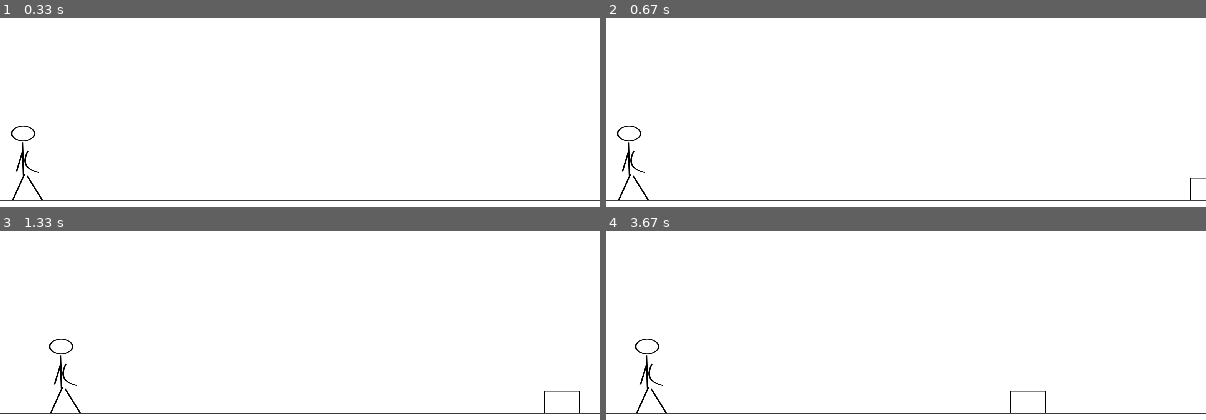
Above: before the commit, frames 1-4 (two rows, left to right).
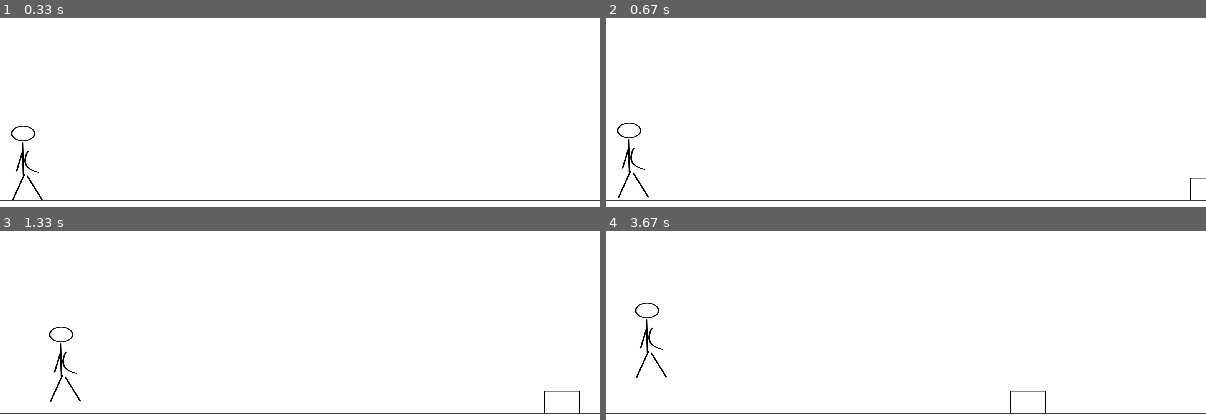
Above: after the commit, the same moments.

Repository: VeroniBraakman/Basic_Game
Game: pygame game, started from PygameTest.py
Two runs of this game, one before a commit and one after it. Both use one fixed random seed, a clock stepped at 60 frames per second and the inputs below.
Inputs:
- Up to frame 1 (0.33 s): no input
- Up to frame 2 (0.67 s): tap Space at 0.33 s
- Up to frame 3 (1.33 s): hold Right 0.67-1.13 s; tap Space at 0.73, 1.03, 1.23 s; hold Right from 1.17 s (still down)
- Up to frame 4 (3.67 s): tap Space at 1.53, 1.73, 2.03, 2.3, 2.6, 2.73, 3.03, 3.4 s; release Right at 1.63 s; hold Left 1.67-2.2 s; hold Left 2.23-2.63 s; hold Right 2.67-3.3 s; hold Left from 3.33 s (still down)

Frame 1 is identical in both runs. In frame 2, 0.4% of the frame differs, in the area x 1-8%, y 55-97%; in frame 3, 0.5%; in frame 4, 0.6%, in the area x 4-11%, y 38-97%.

Commit message:
start a jump function

Diff:
--- a/PygameTest.py
+++ b/PygameTest.py
@@ -33,6 +33,16 @@
     if key_input[p.K_LEFT] and m_c.x >= 0:
         m_c.x -= VEL
 
+def m_c_jump(m_c):
+    jump = False
+    key_input = p.key.get_pressed()
+    if key_input[p.K_SPACE] and jump == False:
+        jump = True
+
+    if jump == True:
+        m_c.y -= VEL
+
+
 def detect_collision(m_o, m_c):
     if m_o.x < m_c.x:
         m_c.x = 0
@@ -52,15 +62,14 @@
     while run:
         clock.tick(FPS)
         move_main_object(m_o)
+        m_c_jump(m_c)
+        move_main_character(m_c)
+        detect_collision(m_o, m_c)
+        draw_window(m_c, m_o)
+
         for e in p.event.get():
             if e.type == p.QUIT:
                 run = False
-
-
-        #m_c_jump(e, m_c)
-        move_main_character(m_c)
-        detect_collision(m_o, m_c)
-        draw_window(m_c, m_o)
 
     p.quit()
 
